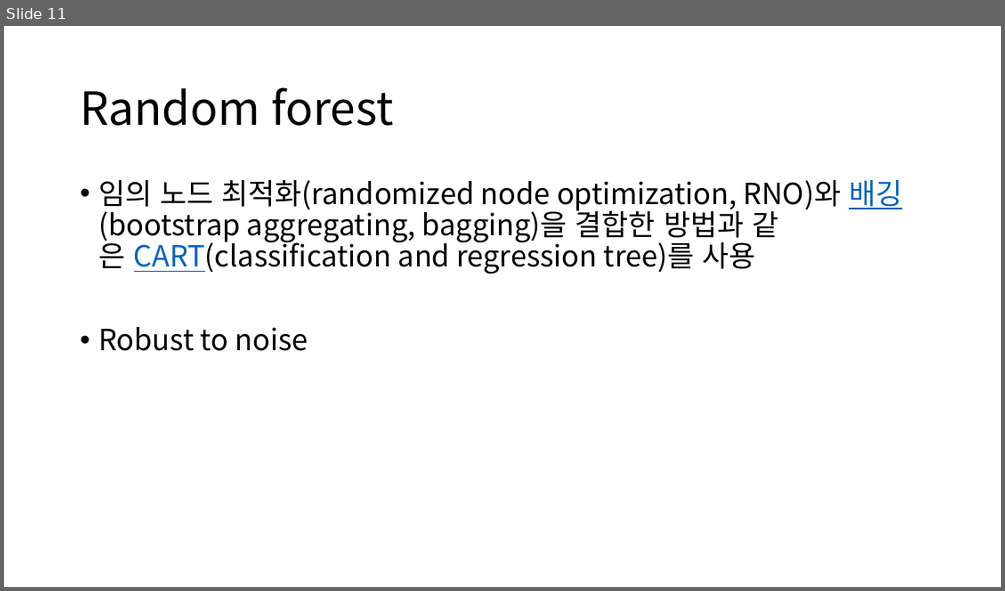
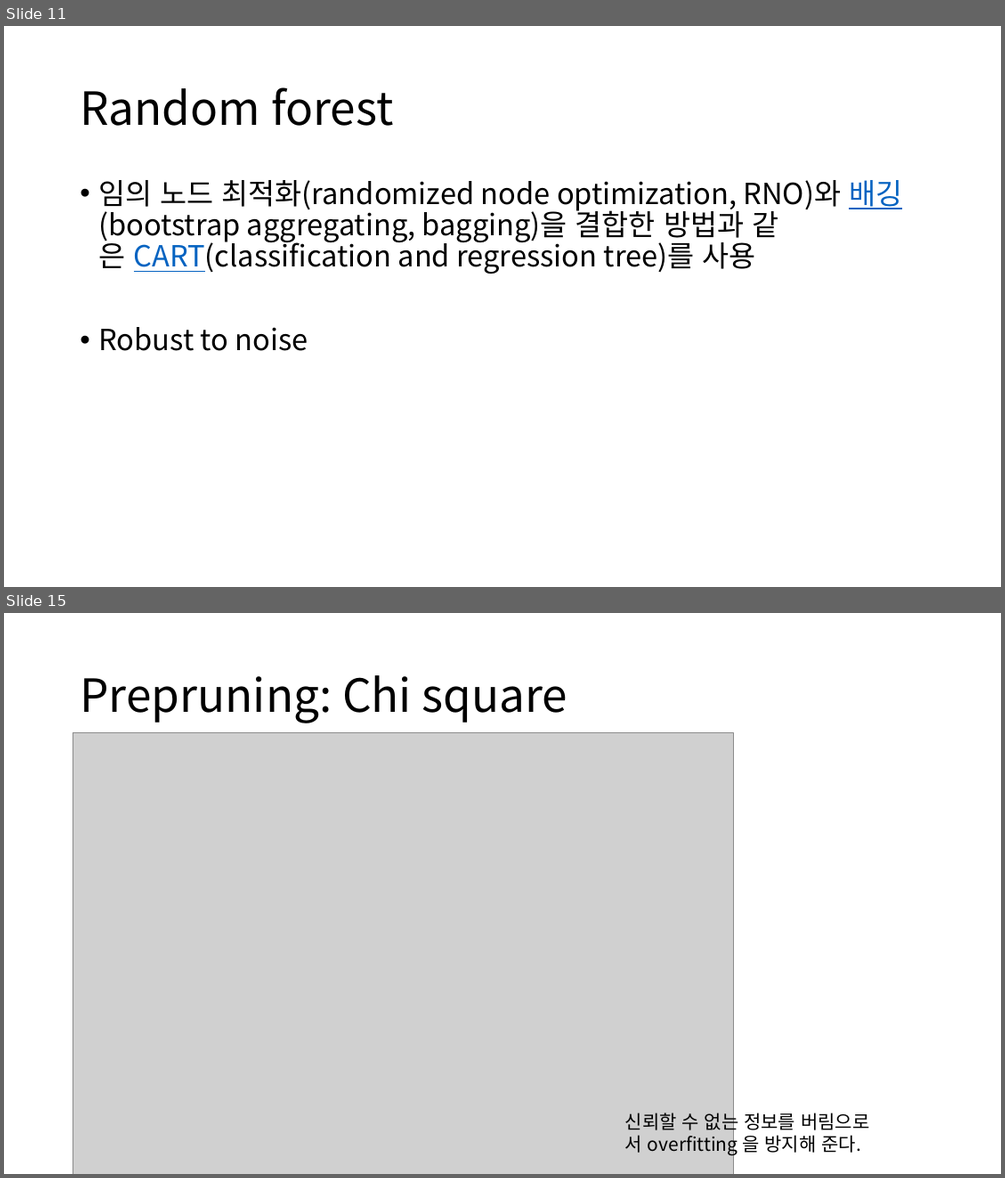
Before and after one commit to gudrb/machine_learning_class, a slide deck: Decision tree.pptx. Shown one above the other, each under a label of ours: slide 11 before the commit, slides 11 and 15 after it; the slides between them are not shown. The pictures are 1005x591 and 1005x1178 pixels, drawn with LibreOffice and Linux fonts; fonts in the diff are those of the drawing; grey boxes stand for pictures. Boxes give left, top, right and bottom in pixels: in the first picture for what was removed or moved away, otherwise in the second. Text is boxed around its words. In the diff, an @@ line names an element or a change of style, - is before the commit and + after.

```diff
--- a/Decision tree.pptx
+++ b/Decision tree.pptx
@@ slide 15 added at box(4, 613, 1001, 1174), background #FFFFFF @@
@@ title added at box(80, 675, 568, 723), 44 pt, text #000000 @@
+Prepruning: Chi square
@@ picture added at box(73, 732, 734, 1174) @@
@@ text added at box(625, 1110, 869, 1155), 18 pt, text #000000 @@
+신뢰할 수 없는 정보를 버림으로
+서 overfitting 을 방지해 준다.
```
Also in this commit, not shown: 2 slides changed, 5 other slides added, 1 slide removed.
